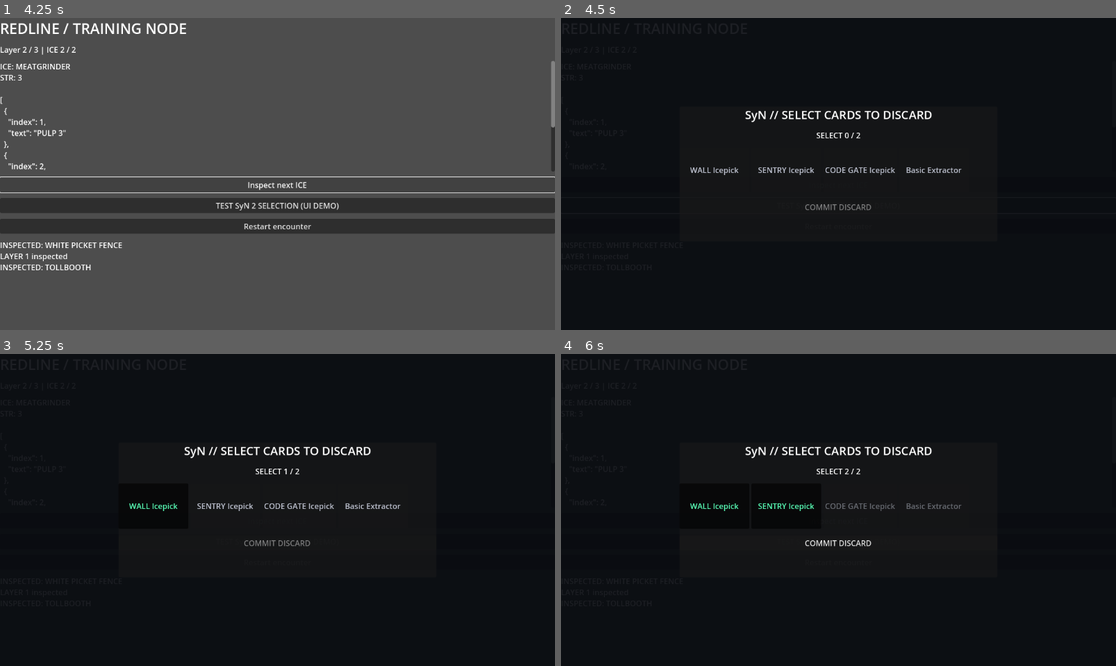
Above: before the commit, frames 1-4 (two rows, left to right).
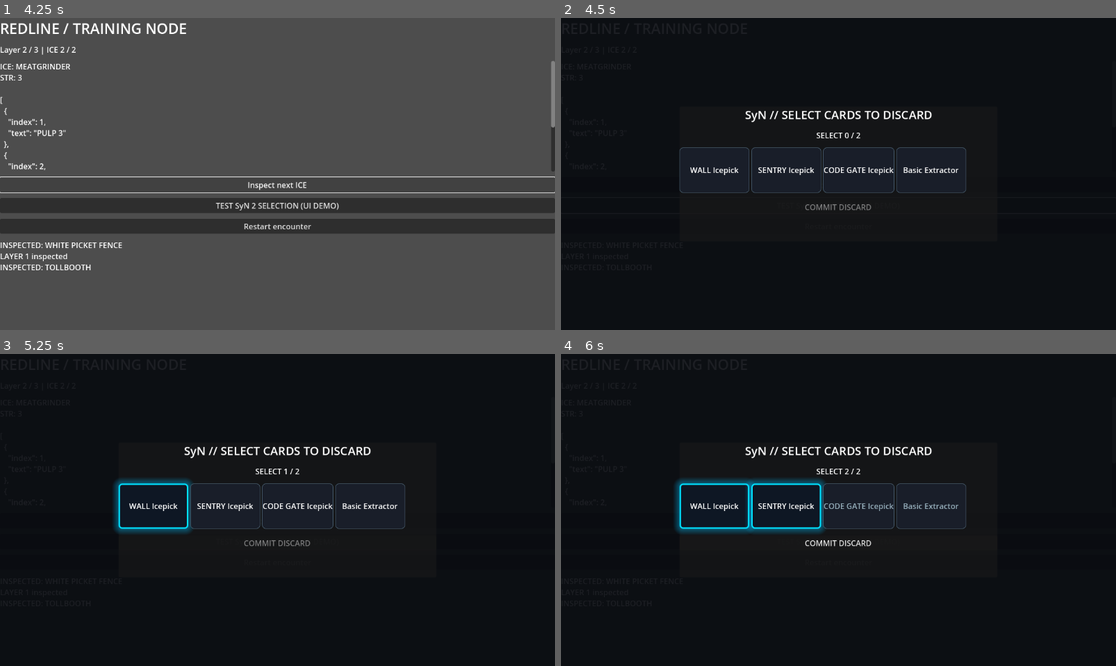
Above: after the commit, the same moments.

Repository: Punkwork/REDLINE
Game: Godot game, scene res://scenes/main.tscn
Two runs of this game, one before a commit and one after it. Both use one fixed random seed, a clock stepped at 60 frames per second and the inputs below.
Inputs:
- Up to frame 1 (4.25 s): click "Restart encounter" at 0.5 s; click "Restart encounter" at 1.25 s; click "Restart encounter" at 2 s; click "Inspect next ICE" at 2.75 s; click "Inspect next ICE" at 3.5 s
- Up to frame 2 (4.5 s): click "TEST SyN 2 SELECTION (UI DEMO)" at 4.25 s
- Up to frame 3 (5.25 s): click "WALL Icepick" at 5 s
- Up to frame 4 (6 s): click "SENTRY Icepick" at 5.75 s

Frame 1 is identical in both runs. In frame 2, 0.8% of the frame differs, in the area x 21-73%, y 41-57%; in frame 3, 3.1%; in frame 4, 5.1%, in the area x 20-73%, y 39-58%.

Commit message:
style: electric cyan edge glow on selected SyN cards

Diff:
--- a/godot/scripts/syn_discard_overlay.gd
+++ b/godot/scripts/syn_discard_overlay.gd
@@ -10,6 +10,19 @@
 var _cards: GridContainer
 var _count_label: Label
 var _commit_button: Button
+const CYAN := Color(0.0, 0.88, 1.0)
+const CYAN_GLOW := Color(0.0, 0.75, 1.0, 0.38)
+
+func _card_style(selected: bool) -> StyleBoxFlat:
+    var style := StyleBoxFlat.new()
+    style.bg_color = Color(0.055, 0.09, 0.14) if selected else Color(0.10, 0.12, 0.16)
+    style.set_corner_radius_all(7)
+    style.set_border_width_all(3 if selected else 1)
+    style.border_color = CYAN if selected else Color(0.3, 0.39, 0.46)
+    if selected:
+        style.shadow_color = CYAN_GLOW
+        style.shadow_size = 14
+    return style
 
 func _ready() -> void:
     set_anchors_and_offsets_preset(Control.PRESET_FULL_RECT)
@@ -71,7 +84,13 @@
         card.toggle_mode = true
         card.button_pressed = _selected.has(index)
         card.disabled = not _selected.has(index) and _selected.size() >= _required
-        card.modulate = Color(0.35, 1.0, 0.72) if _selected.has(index) else Color(0.86, 0.88, 0.94)
+        var chosen: bool = _selected.has(index)
+        card.add_theme_stylebox_override("normal", _card_style(chosen))
+        card.add_theme_stylebox_override("hover", _card_style(chosen))
+        card.add_theme_stylebox_override("pressed", _card_style(chosen))
+        card.add_theme_stylebox_override("disabled", _card_style(chosen))
+        card.add_theme_color_override("font_color", Color.WHITE)
+        card.add_theme_color_override("font_disabled_color", Color(0.6, 0.7, 0.75))
         card.pressed.connect(_toggle.bind(index))
         _cards.add_child(card)
     _count_label.text = "SELECT %d / %d" % [_selected.size(), _required]
